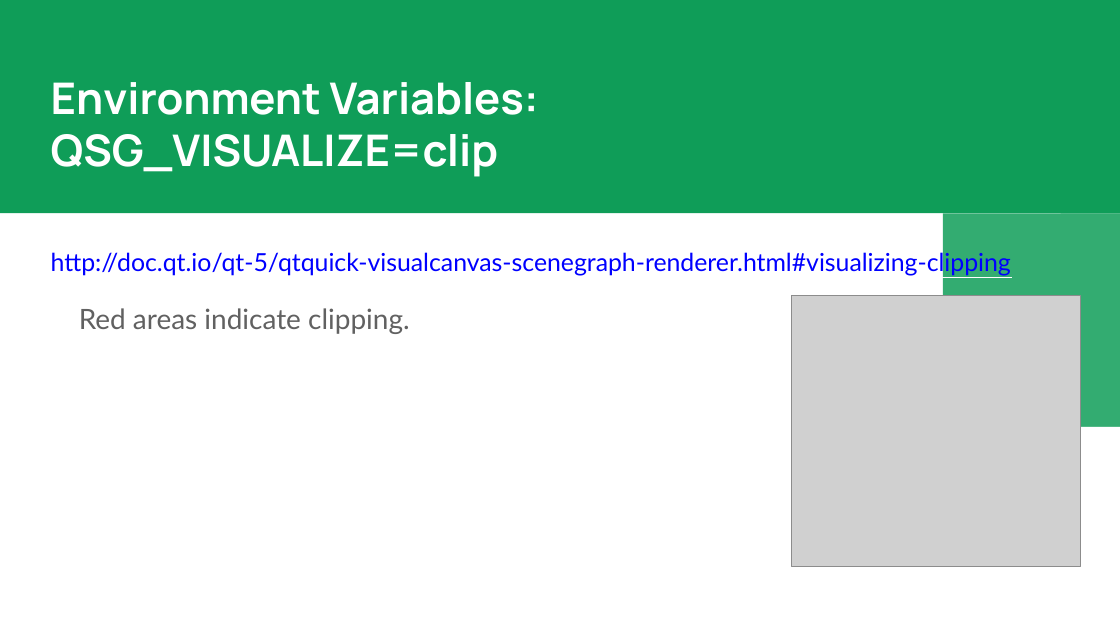
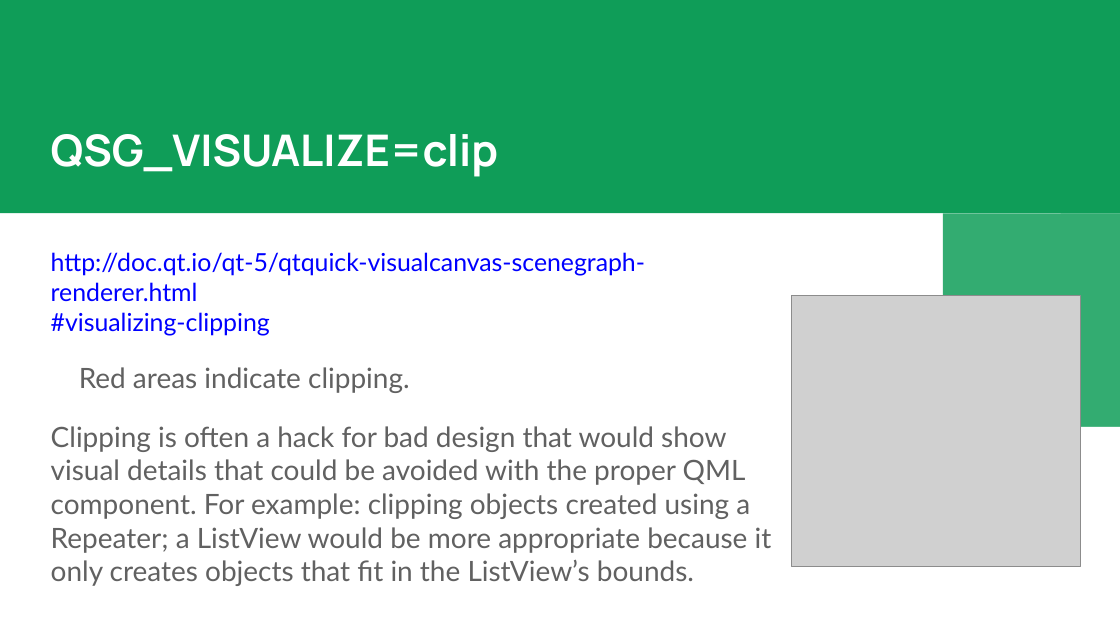
Before and after one commit to ocqt/2017-07-Profiling-QML, a slide deck: slide 7 of Profiling QML.pptx (slide 6 before the commit). Drawn at 1120x630 pixels with LibreOffice and Linux fonts; fonts in the diff are those of the drawing; grey boxes stand for pictures. Boxes give left, top, right and bottom in pixels: in the first picture for what was removed or moved away, otherwise in the second. Text is boxed around its words. In the diff, an @@ line names an element or a change of style, - is before the commit and + after.

```diff
--- a/Profiling QML.pptx
+++ b/Profiling QML.pptx
@@ text at (x1=51, y1=134, x2=498, y2=177): text changed @@
-Environment Variables:
-QSG_VISUALIZE=clip
+QSG_VISUALIZE=clip
@@ text at (x1=51, y1=252, x2=645, y2=335): spaces changed @@
-http://doc.qt.io/qt-5/qtquick-visualcanvas-scenegraph-renderer.html#visualizing-clipping
+http://doc.qt.io/qt-5/qtquick-visualcanvas-scenegraph-renderer.html
+#visualizing-clipping
@@ text at (x1=51, y1=426, x2=772, y2=586): paragraph added @@
+Clipping is often a hack for bad design that would show visual details that could be avoided with the proper QML component. For example: clipping objects created using a Repeater; a ListView would be more appropriate because it only creates objects that fit in the ListView’s bounds.
```
Also in this commit, not shown: 6 other slides changed, 3 slides added, 1 slide removed, 2 other files.
